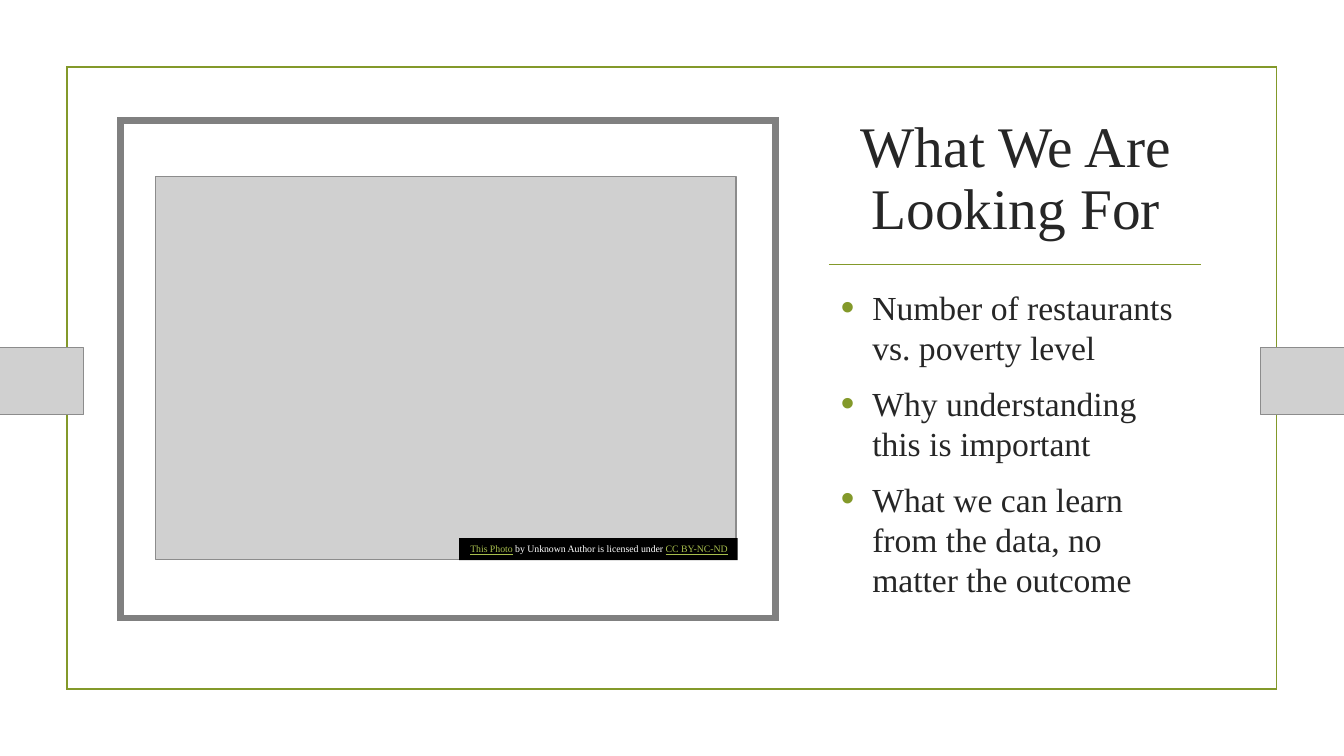
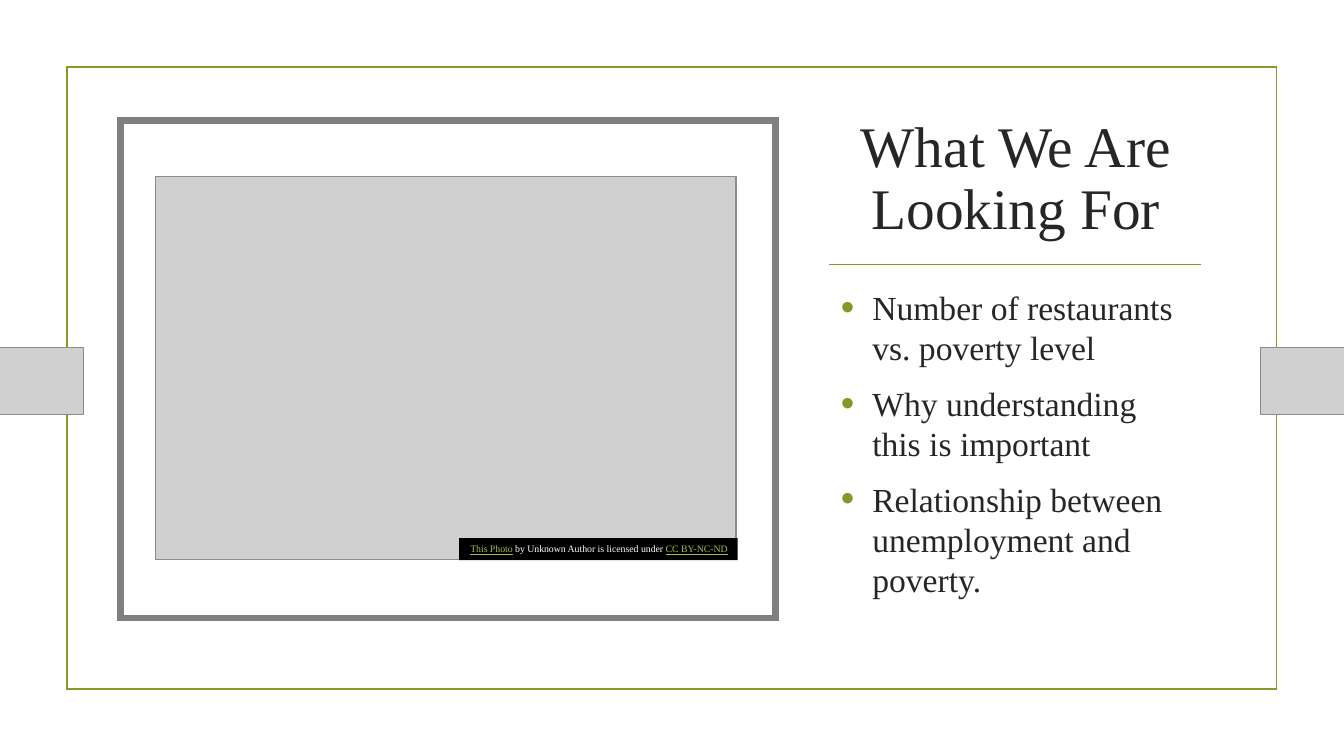
Before and after one commit to kennknisley/project_two, a slide deck: slide 2 of Poverty & Fast Food.pptx. Drawn at 1344x756 pixels with LibreOffice and Linux fonts; fonts in the diff are those of the drawing; grey boxes stand for pictures; background and template pictures are left out. Boxes give left, top, right and bottom in pixels: in the first picture for what was removed or moved away, otherwise in the second. Text is boxed around its words. In the diff, an @@ line names an element or a change of style, - is before the commit and + after.

```diff
--- a/Poverty & Fast Food.pptx
+++ b/Poverty & Fast Food.pptx
@@ text at [872, 488, 1162, 599]: text changed @@
-• What we can learn from the data, no matter the outcome
+• Relationship between unemployment and poverty.
```
Also in this commit, not shown: 2 other slides changed, 4 slides added, 1 slide removed, 8 other files.
